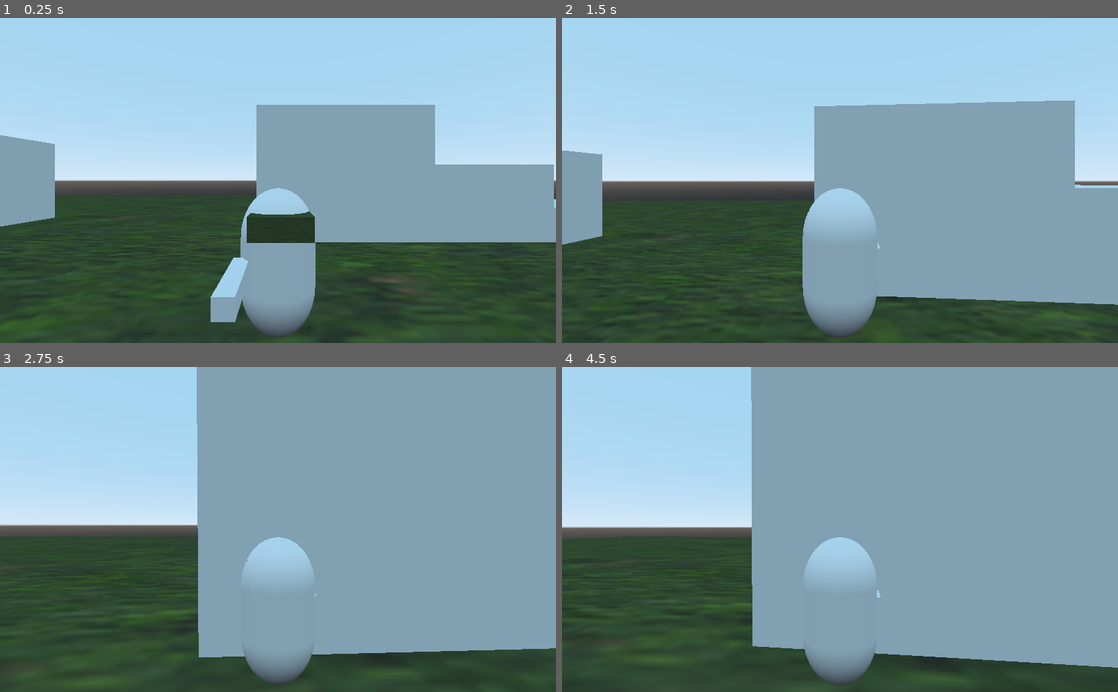
Above: before the commit, frames 1-4 (two rows, left to right).
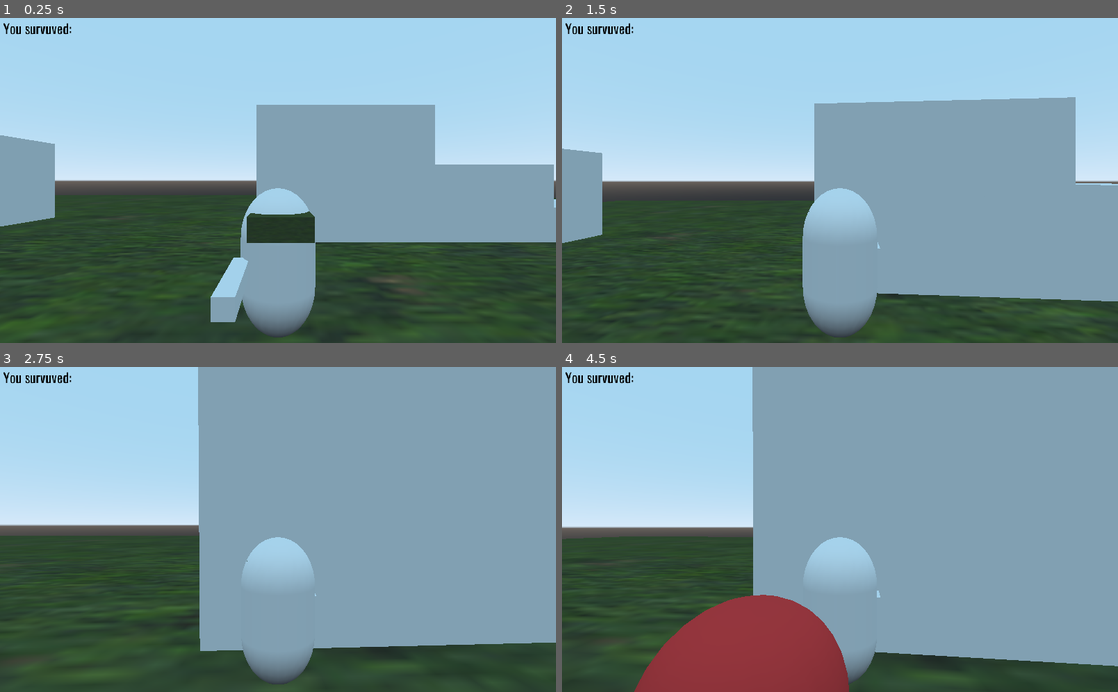
Above: after the commit, the same moments.

Repository: kre15i/ClashOfGames_Game
Game: Godot game, scene res://scenes/world1.tscn
The game is run twice, just before and just after one commit, with the same random seed, the same clock (stepped at 60 frames per second) and the same inputs.
Inputs (mouse positions are in pixels of both pictures, inside the frame that each line leads up to):
- Up to frame 1 (0.25 s): no input
- Up to frame 2 (1.5 s): tap Enter at 0.5 s; move the mouse to (867, 180) at 0.52 s; press the mouse at (867, 180) at 0.53 s; hold Up (ui_up) from 0.53 s (still down); tap Space (Jump) at 0.77 s; move the mouse to (812, 180) at 1.27 s; release the mouse at (812, 180) at 1.28 s; tap Shift (sprint) at 1.35 s
- Up to frame 3 (2.75 s): keep holding Up (ui_up); tap Space (Jump) at 1.52 s; move the mouse to (289, 523) at 2.02 s; press the mouse at (289, 523) at 2.03 s
- Up to frame 4 (4.5 s): keep holding Up (ui_up); move the mouse to (834, 536) at 2.77 s; release the mouse at (834, 536) at 2.78 s; tap Shift (sprint) at 2.85, 4.35 s; tap Space (Jump) at 3.02, 3.77 s; move the mouse to (878, 532) at 3.52 s; press the mouse at (878, 532) at 3.53 s; move the mouse to (795, 526) at 4.27 s; release the mouse at (795, 526) at 4.28 s

The runs differ from the first frame. In frame 1, 0.2% of the frame differs, in the area x 0-13%, y 1-6%; in frame 2, 1.5%; in frame 3, 1.8%; in frame 4, 9.0%, in the area x 0-100%, y 0-100%.
Error after the commit: Parse Error: Indented block expected after declaration of "_ready" function. (res://scripts/Global.gd:11)

Commit message:
The enemy and the player can die now. Theres a deathscreen and I fixed the Jumpbug!   // Dev_version(0.8)

Diff:
--- a/project.godot
+++ b/project.godot
@@ -8,11 +8,31 @@
 
 config_version=4
 
+_global_script_classes=[ {
+"base": "Node",
+"class": "Wave",
+"language": "GDScript",
+"path": "res://scripts/Node.gd"
+}, {
+"base": "Node",
+"class": "stats",
+"language": "GDScript",
+"path": "res://scripts/stats.gd"
+} ]
+_global_script_class_icons={
+"Wave": "",
+"stats": ""
+}
+
 [application]
 
 config/name="ClashOfGames_Game"
 run/main_scene="res://scenes/world1.tscn"
 config/icon="res://icon.png"
+
+[autoload]
+
+Global="*res://scripts/Global.gd"
 
 [gui]
 
--- a/scenes/Bullet.tscn
+++ b/scenes/Bullet.tscn
@@ -12,6 +12,7 @@
 
 [node name="Bullet" type="Spatial"]
 script = ExtResource( 1 )
+speed = 110
 
 [node name="MeshInstance" type="MeshInstance" parent="."]
 transform = Transform( 0.2, 0, 0, 0, 0.2, 0, 0, 0, 0.2, 0, 0, 0 )
--- /dev/null
+++ b/scenes/Dead.tscn
@@ -0,0 +1,68 @@
+[gd_scene load_steps=7 format=2]
+
+[ext_resource path="res://assets/SedgwickAveDisplay-Regular.ttf" type="DynamicFontData" id=1]
+[ext_resource path="res://assets/textures/istockphoto-1196215434-612x612.jpg" type="Texture" id=2]
+[ext_resource path="res://assets/PermanentMarker-Regular.ttf" type="DynamicFontData" id=3]
+[ext_resource path="res://scripts/Dead.gd" type="Script" id=4]
+
+[sub_resource type="DynamicFont" id=1]
+size = 66
+font_data = ExtResource( 1 )
+
+[sub_resource type="DynamicFont" id=2]
+font_data = ExtResource( 3 )
+
+[node name="Dead" type="Control"]
+anchor_right = 1.0
+anchor_bottom = 1.0
+script = ExtResource( 4 )
+
+[node name="Background" type="Control" parent="."]
+margin_right = 40.0
+margin_bottom = 40.0
+
+[node name="Istockphoto-1196215434-612X612" type="Sprite" parent="."]
+modulate = Color( 0.588235, 0.282353, 0.282353, 1 )
+self_modulate = Color( 1, 0, 0, 1 )
+position = Vector2( 511.5, 299 )
+scale = Vector2( 1.68791, 1.4902 )
+texture = ExtResource( 2 )
+
+[node name="Text" type="Control" parent="."]
+margin_right = 1028.0
+margin_bottom = 598.0
+
+[node name="Label" type="Label" parent="Text"]
+anchor_left = 0.5
+anchor_top = 0.5
+anchor_right = 0.5
+anchor_bottom = 0.5
+margin_left = -137.0
+margin_top = -41.5
+margin_right = 137.0
+margin_bottom = 41.5
+custom_fonts/font = SubResource( 1 )
+text = "YOU DIED"
+
+[node name="buttons" type="Control" parent="."]
+margin_right = 40.0
+margin_bottom = 40.0
+
+[node name="Button" type="Button" parent="buttons"]
+margin_left = 454.0
+margin_top = 391.0
+margin_right = 564.0
+margin_bottom = 421.0
+custom_fonts/font = SubResource( 2 )
+text = "RETRY"
+
+[node name="Button2" type="Button" parent="buttons"]
+margin_left = 438.0
+margin_top = 432.0
+margin_right = 585.0
+margin_bottom = 462.0
+custom_fonts/font = SubResource( 2 )
+text = "MAIN MENU"
+
+[connection signal="pressed" from="buttons/Button" to="." method="_on_Button_pressed"]
+[connection signal="pressed" from="buttons/Button2" to="." method="_on_Button2_pressed"]
--- a/scenes/Enemy.tscn
+++ b/scenes/Enemy.tscn
@@ -1,6 +1,7 @@
-[gd_scene load_steps=5 format=2]
+[gd_scene load_steps=7 format=2]
 
 [ext_resource path="res://scripts/Enemy.gd" type="Script" id=1]
+[ext_resource path="res://scenes/stats.tscn" type="PackedScene" id=2]
 
 [sub_resource type="SpatialMaterial" id=1]
 albedo_color = Color( 0.898039, 0.247059, 0.247059, 1 )
@@ -10,8 +11,12 @@
 
 [sub_resource type="CapsuleShape" id=3]
 
+[sub_resource type="CylinderShape" id=4]
+radius = 1.61547
+
 [node name="Enemy" type="KinematicBody"]
 script = ExtResource( 1 )
+speed = 5
 
 [node name="MeshInstance" type="MeshInstance" parent="."]
 transform = Transform( 1, 0, 0, 0, -4.37114e-08, -1, 0, 1, -4.37114e-08, 0, 1.4, 0 )
@@ -28,4 +33,14 @@
 wait_time = 0.014
 autostart = true
 
+[node name="Area" type="Area" parent="."]
+
+[node name="CollisionShape" type="CollisionShape" parent="Area"]
+transform = Transform( 1, 0, 0, 0, 1, 0, 0, 0, 1, 0, 1.32539, 0 )
+shape = SubResource( 4 )
+
+[node name="stats" parent="." instance=ExtResource( 2 )]
+
 [connection signal="timeout" from="Timer" to="." method="_on_Timer_timeout"]
+[connection signal="body_entered" from="Area" to="." method="_on_Area_body_entered"]
+[connection signal="you_died" from="stats" to="." method="_on_stats_you_died"]
--- /dev/null
+++ b/scenes/MainMenu.tscn
@@ -0,0 +1,11 @@
+[gd_scene format=2]
+
+[node name="MainMenu" type="Control"]
+
+[node name="Control" type="Control" parent="."]
+margin_right = 290.0
+margin_bottom = 600.0
+
+[node name="VBoxContainer" type="VBoxContainer" parent="Control"]
+anchor_right = 1.0
+anchor_bottom = 1.0
--- a/scenes/player.tscn
+++ b/scenes/player.tscn
@@ -14,9 +14,6 @@
 albedo_texture = ExtResource( 4 )
 
 [sub_resource type="CapsuleShape" id=2]
-
-[sub_resource type="BoxShape" id=3]
-extents = Vector3( 1, 1, 0.0323792 )
 
 [node name="player" type="KinematicBody"]
 script = ExtResource( 1 )
@@ -41,10 +38,6 @@
 transform = Transform( 1.16275, 0, 0, 0, -4.37114e-08, -1.3, 0, 1.19525, -6.79197e-08, 0, 0, 0 )
 shape = SubResource( 2 )
 
-[node name="Feet" type="CollisionShape" parent="."]
-transform = Transform( 1, 0, 0, 0, -4.37114e-08, -1.3, 0, 1, -5.68248e-08, 0.0257649, -1.9265, 0 )
-shape = SubResource( 3 )
-
 [node name="camroot" type="Spatial" parent="."]
 script = ExtResource( 3 )
 
@@ -55,3 +48,5 @@
 
 [node name="Camera" type="ClippedCamera" parent="camroot/h/v"]
 transform = Transform( -1, 0, -8.74228e-08, 0, 1, 0, 8.74228e-08, 0, -1, 0, 0, -6.31768 )
+
+[node name="Timer" type="Timer" parent="."]
--- /dev/null
+++ b/scenes/stats.tscn
@@ -0,0 +1,6 @@
+[gd_scene load_steps=2 format=2]
+
+[ext_resource path="res://scripts/stats.gd" type="Script" id=1]
+
+[node name="stats" type="Node"]
+script = ExtResource( 1 )
--- a/scenes/weapons/starterPistol.tscn
+++ b/scenes/weapons/starterPistol.tscn
@@ -11,7 +11,7 @@
 script = ExtResource( 1 )
 Bullet = ExtResource( 2 )
 muzzle_speed = 70
-millis_between_shots = 500
+millis_between_shots = 200
 
 [node name="holder" type="StaticBody" parent="."]
 
--- a/scenes/world1.tscn
+++ b/scenes/world1.tscn
@@ -1,8 +1,12 @@
-[gd_scene load_steps=6 format=2]
+[gd_scene load_steps=11 format=2]
 
 [ext_resource path="res://assets/textures/tileable_grass.png" type="Texture" id=1]
 [ext_resource path="res://scenes/player.tscn" type="PackedScene" id=2]
 [ext_resource path="res://scenes/Enemy.tscn" type="PackedScene" id=3]
+[ext_resource path="res://scripts/Spawner.gd" type="Script" id=4]
+[ext_resource path="res://scripts/Node.gd" type="Script" id=5]
+[ext_resource path="res://assets/Oswald-VariableFont_wght.ttf" type="DynamicFontData" id=6]
+[ext_resource path="res://scripts/world1.gd" type="Script" id=7]
 
 [sub_resource type="NavigationMesh" id=8]
 vertices = PoolVector3Array( -88, 0.52409, -99.5, -99.5, 0.52409, -99.5, -99.5, 0.52409, -92, -88, 0.52409, -99.5, -99. …(9319 unchanged characters)…
@@ -11,15 +15,17 @@
 [sub_resource type="SpatialMaterial" id=7]
 albedo_texture = ExtResource( 1 )
 
+[sub_resource type="DynamicFont" id=9]
+size = 25
+font_data = ExtResource( 6 )
+
 [node name="Welt1" type="Spatial"]
+script = ExtResource( 7 )
 
 [node name="player" parent="." groups=["player"] instance=ExtResource( 2 )]
 transform = Transform( 1, 0, 0, 0, 1, 0, 0, 0, 1, 0, 5.04679, 0 )
 
 [node name="objects" type="Spatial" parent="."]
-
-[node name="Enemy" parent="." instance=ExtResource( 3 )]
-transform = Transform( 1, 0, 0, 0, 1, 0, 0, 0, 1, -7.49663, 0.270894, -57.8447 )
 
 [node name="NavigationMeshInstance" type="NavigationMeshInstance" parent="."]
 navmesh = SubResource( 8 )
@@ -63,3 +69,37 @@
 width = 18.444
 height = 24.9076
 depth = 15.909
+
+[node name="Spawner" type="Spatial" parent="."]
+script = ExtResource( 4 )
+Enemy = ExtResource( 3 )
+
+[node name="Timer" type="Timer" parent="Spawner"]
+
+[node name="Waves" type="Node" parent="Spawner"]
+
+[node name="Wave1" type="Node" parent="Spawner/Waves"]
+script = ExtResource( 5 )
+num_enemies = 5
+
+[node name="Wav2" type="Node" parent="Spawner/Waves"]
+script = ExtResource( 5 )
+num_enemies = 8
+
+[node name="Wave3" type="Node" parent="Spawner/Waves"]
+script = ExtResource( 5 )
+num_enemies = 10
+
+[node name="2DOverlay" type="Control" parent="."]
+margin_right = 40.0
+margin_bottom = 40.0
+
+[node name="Label" type="Label" parent="2DOverlay"]
+modulate = Color( 0, 0, 0, 1 )
+margin_left = 6.0
+margin_right = 138.0
+margin_bottom = 38.0
+custom_fonts/font = SubResource( 9 )
+text = "You survuved: "
+
+[connection signal="timeout" from="Spawner/Timer" to="Spawner" method="_on_Timer_timeout"]
--- /dev/null
+++ b/scripts/Dead.gd
@@ -0,0 +1,16 @@
+extends Control
+
+
+
+
+func _ready():
+	Input.set_mouse_mode(Input.MOUSE_MODE_VISIBLE)
+
+
+
+func _on_Button_pressed():
+	get_tree().change_scene("res://scenes/world1.tscn")
+
+
+func _on_Button2_pressed():
+	get_tree().change_scene("res://scenes/MainMenu.tscn")
--- a/scripts/Enemy.gd
+++ b/scripts/Enemy.gd
@@ -4,6 +4,8 @@
 onready var nav = $"../NavigationMeshInstance" as Navigation
 onready var player = $"../player" as KinematicBody
 var navAgent : NavigationAgent
+var attacking = false
+export var speed = 1
 
 var path = []
 
@@ -18,7 +20,7 @@
 		return
 	var targetPos = navAgent.get_next_location()
 	var direction = global_transform.origin.direction_to(targetPos)
-	var velocity = direction * navAgent.max_speed
+	var velocity = direction * speed
 
 	move_and_slide(velocity,Vector3.UP)
 
@@ -28,3 +30,16 @@
 
 func _on_Timer_timeout():
 	navAgent.set_target_location(get_tree().get_nodes_in_group("player")[0].global_transform.origin)
+
+
+func _on_Area_body_entered(body):
+	if body == player:
+		Global.player_HP -= 1
+		print("entered ", body)
+	if body == player and Global.player_HP == 0:
+		print("player died")
+		get_tree().change_scene("res://scenes/Dead.tscn")
+
+
+func _on_stats_you_died():
+	queue_free()
--- /dev/null
+++ b/scripts/Global.gd
@@ -0,0 +1,10 @@
+extends Node
+
+
+var player_HP = 3
+var survive_timer = false
+
+
+
+# Called when the node enters the scene tree for the first time.
+func _ready():
--- /dev/null
+++ b/scripts/Node.gd
@@ -0,0 +1,20 @@
+extends Node
+
+class_name Wave
+
+export var num_enemies = 3
+export var seconds_between_spawns : float = 2
+
+
+
+
+
+
+# Called when the node enters the scene tree for the first time.
+func _ready():
+	pass # Replace with function body.
+
+
+# Called every frame. 'delta' is the elapsed time since the previous frame.
+#func _process(delta):
+#	pass
--- /dev/null
+++ b/scripts/Spawner.gd
@@ -0,0 +1,38 @@
+extends Spatial
+
+export(PackedScene) var Enemy
+onready var timer = $Timer
+
+export var num_enemies = 3
+export var seconds_between_spawns = 2
+var enemies_killed_this_wave
+
+var enemies_remaining_to_spawn
+
+var waves
+var current_wave : Wave
+var current_wave_number = -1
+
+func _ready():
+	waves = $Waves.get_children()
+	start_next_wave()
+
+func start_next_wave():
+	enemies_killed_this_wave = 0
+	print("next wave!")
+	current_wave_number += 1
+	current_wave = waves[current_wave_number]
+	enemies_remaining_to_spawn = current_wave.num_enemies
+	timer.wait_time = current_wave.seconds_between_spawns
+	timer.start()
+
+func _on_Timer_timeout():
+	if enemies_remaining_to_spawn:
+		#spawn
+		var enemy = Enemy.instance()
+		var scene_root = get_parent()
+		scene_root.add_child(enemy)
+		enemies_remaining_to_spawn -= 1
+	else:
+		if enemies_killed_this_wave == current_wave_number:
+			start_next_wave()
--- a/scripts/playerController.gd
+++ b/scripts/playerController.gd
@@ -12,8 +12,12 @@
 var jump_magnitude = 15
 var weight_on_ground = 7
 
+onready var survived_timer = $Timer
+
 onready var gun_controller = $Player/weaponController
 
+func _ready():
+	survived_timer.start()
 
 func _input(event):
 	if event is InputEventKey:
--- /dev/null
+++ b/scripts/stats.gd
@@ -0,0 +1,22 @@
+extends Node
+
+class_name stats
+export var max_HP = 3
+var current_HP = max_HP
+signal you_died
+
+# Called when the node enters the scene tree for the first time.
+func _ready():
+	pass # Replace with function body.
+
+
+func take_hit(damage):
+	current_HP -= 1
+	print("I'm hit")
+
+	if current_HP <= 0:
+		die()
+
+func die():
+	emit_signal("you_died")
+	queue_free()
--- a/scripts/weapons/Bullet.gd
+++ b/scripts/weapons/Bullet.gd
@@ -1,6 +1,7 @@
 extends Spatial
 
 export var speed = 70
+export var damage = 1
 const KILL_TIME = 2
 var timer = 0
 
@@ -13,6 +14,10 @@
 		queue_free()
 
 
-func _on_Area_body_entered(body):
+func _on_Area_body_entered(body: Node):
 	print("hit")
 	queue_free()
+
+	if body.has_node("stats"):
+		var stats_node : stats = body.find_node("stats")
+		stats_node.take_hit(damage)
--- /dev/null
+++ b/scripts/world1.gd
@@ -0,0 +1,16 @@
+extends Spatial
+
+
+# Declare member variables here. Examples:
+# var a = 2
+# var b = "text"
+
+
+# Called when the node enters the scene tree for the first time.
+func _ready():
+	pass # Replace with function body.
+
+
+# Called every frame. 'delta' is the elapsed time since the previous frame.
+#func _process(delta):
+#	pass
Binary file added: assets/Oswald-VariableFont_wght.ttf
Binary file added: assets/PermanentMarker-Regular.ttf
Binary file added: assets/SedgwickAveDisplay-Regular.ttf
Binary file added: assets/textures/istockphoto-1196215434-612x612.jpg
Not shown, added: assets/textures/istockphoto-1196215434-612x612.jpg.import
Not shown: 1 places in scenes/player.tscn that only renumber resources
